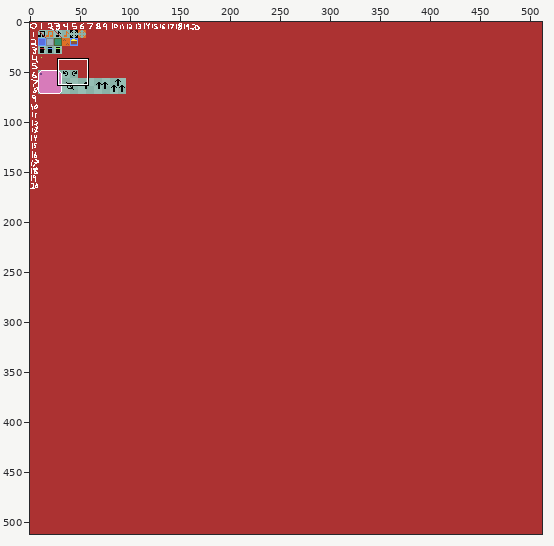
Edited in one commit: pixel-art file (src-resources/ludumDare41/images/ase-512-8.ase). Above, an overview of the earlier version with the close-up marked.
Close-up. Before:
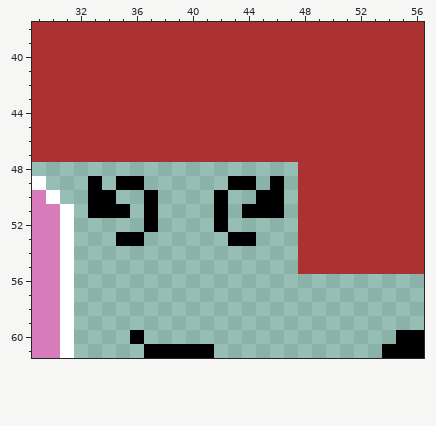
512x512 pixels, 1 frame. Shown: x 29..56, y 38..61.
And afterwards:
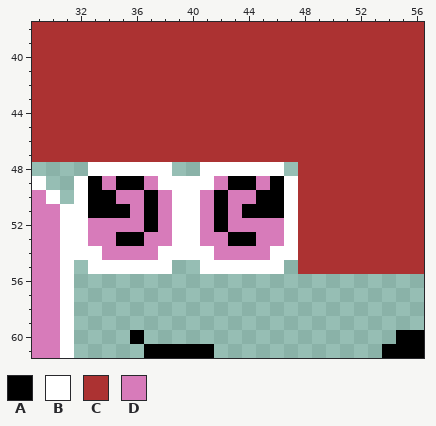
Palette (. is transparent): A #000000  B #ffffff  C #ac3232  D #d77bba
The exact change:
y 48: x 33..38 ...... -> BBBBBB; x 41..46 ...... -> BBBBBB
y 49: x 32 . -> B; x 34 . -> D; x 37..42 ...... -> DBBBBD; x 45 . -> D; x 47 . -> B
y 50: x 32 . -> B; x 35..36 .. -> DD; x 38..41 .... -> DBBD; x 43..44 .. -> DD; x 47 . -> B
y 51: x 32 . -> B; x 36 . -> D; x 38..41 .... -> DBBD; x 43 . -> D; x 47 . -> B
y 52: x 32..36 ..... -> BDDDD; x 38..41 .... -> DBBD; x 43..47 ..... -> DDDDB
y 53: x 32..34 ... -> BDD; x 37..42 ...... -> DDBBDD; x 45..47 ... -> DDB
y 54: x 32..47 ................ -> BBDDDDBBBBDDDDBB
y 55: x 33..38 ...... -> BBBBBB; x 41..46 ...... -> BBBBBB
